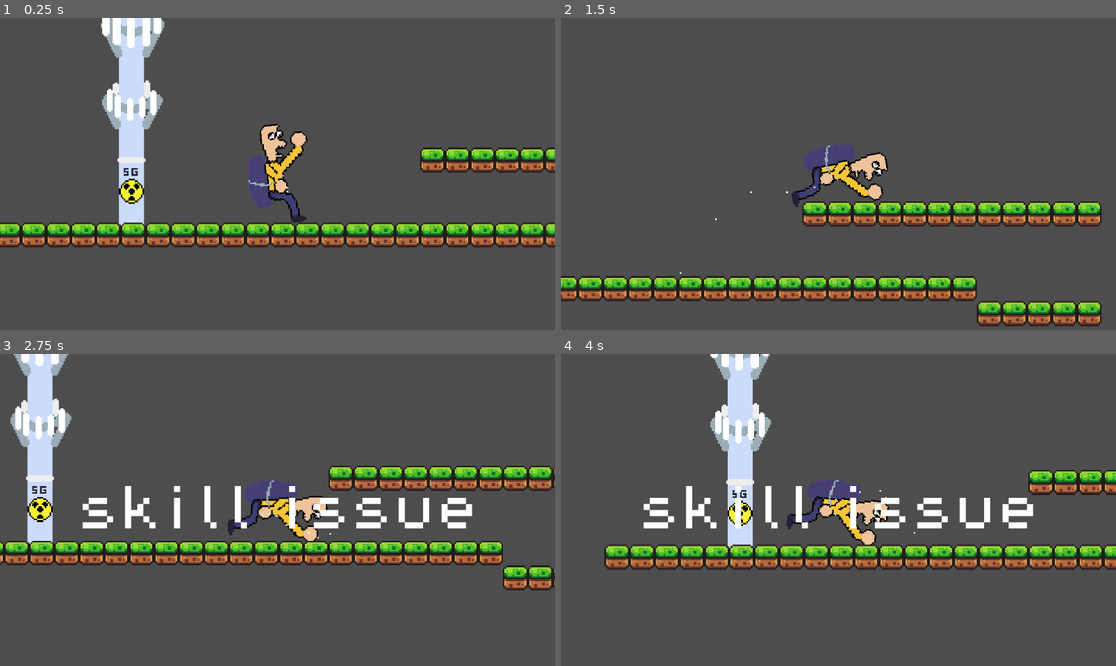
Above: before the commit, frames 1-4 (two rows, left to right).
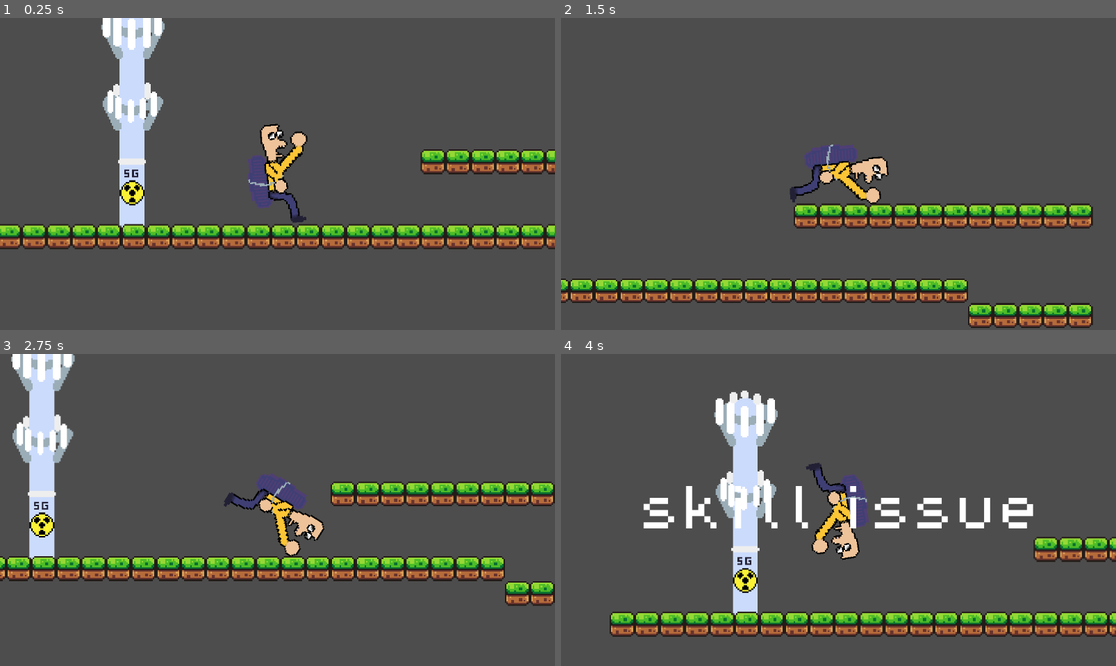
Above: after the commit, the same moments.

Repository: Hustawek/bouncy-back
Game: Godot game, scene res://main.tscn
The game is run twice, just before and just after one commit, with the same random seed, the same clock (stepped at 60 frames per second) and the same inputs.
Inputs:
- Up to frame 1 (0.25 s): no input
- Up to frame 2 (1.5 s): hold D (rotate_right) 0.53-1.28 s; hold A (rotate_left) from 1.28 s (still down)
- Up to frame 3 (2.75 s): release A (rotate_left) at 2.03 s; hold D (rotate_right) from 2.03 s (still down)
- Up to frame 4 (4 s): release D (rotate_right) at 3.53 s; hold A (rotate_left) from 3.53 s (still down)

The runs differ from the first frame. In frame 1, 7.9% of the frame differs, in the area x 0-100%, y 0-75%; in frame 2, 12%; in frame 3, 24%, in the area x 0-100%, y 0-81%; in frame 4, 22%.

Commit message:
Blocked out player character

Diff:
--- a/player.tscn
+++ b/player.tscn
@@ -6,25 +6,41 @@
 [sub_resource type="PhysicsMaterial" id="PhysicsMaterial_ot507"]
 friction = 0.5
 
+[sub_resource type="CapsuleShape2D" id="CapsuleShape2D_r6cd3"]
+radius = 5.0
+height = 12.000002
+
 [sub_resource type="CapsuleShape2D" id="CapsuleShape2D_60f5w"]
 radius = 6.893655
 height = 36.047867
 
-[sub_resource type="CircleShape2D" id="CircleShape2D_60f5w"]
-radius = 5.0
-
-[sub_resource type="CapsuleShape2D" id="CapsuleShape2D_jnwut"]
+[sub_resource type="CapsuleShape2D" id="CapsuleShape2D_ot507"]
 radius = 3.0
 height = 12.0
 
-[sub_resource type="CapsuleShape2D" id="CapsuleShape2D_khxyh"]
-radius = 3.0980763
+[sub_resource type="CapsuleShape2D" id="CapsuleShape2D_73sme"]
+radius = 3.0
+height = 16.0
 
-[sub_resource type="CapsuleShape2D" id="CapsuleShape2D_ukicf"]
+[sub_resource type="CapsuleShape2D" id="CapsuleShape2D_q4aq0"]
+radius = 3.0
+height = 16.0
 
-[sub_resource type="ParticleProcessMaterial" id="ParticleProcessMaterial_onrkg"]
-particle_flag_disable_z = true
-gravity = Vector3(0, 98, 0)
+[sub_resource type="CapsuleShape2D" id="CapsuleShape2D_mwgn4"]
+radius = 6.0
+height = 24.0
+
+[sub_resource type="CapsuleShape2D" id="CapsuleShape2D_53ur1"]
+radius = 2.1213202
+height = 12.727921
+
+[sub_resource type="CapsuleShape2D" id="CapsuleShape2D_k6fxa"]
+radius = 3.5355341
+height = 24.04163
+
+[sub_resource type="CapsuleShape2D" id="CapsuleShape2D_idk1l"]
+radius = 7.0000005
+height = 32.0
 
 [node name="Player" type="RigidBody2D" unique_id=928365524]
 collision_layer = 2
@@ -32,6 +48,12 @@
 script = ExtResource("1_4flbx")
 torque = 60000.0
 max_angular_speed = 1.0
+
+[node name="CollisionShape2D7" type="CollisionShape2D" parent="." unique_id=283282137]
+position = Vector2(-21, -15)
+rotation = 3.1415925
+scale = Vector2(0.99999994, 0.99999994)
+shape = SubResource("CapsuleShape2D_r6cd3")
 
 [node name="Sprite2D" type="Sprite2D" parent="." unique_id=1734874628]
 rotation = -1.5707964
@@ -48,29 +70,36 @@
 rotation = -1.6057029
 shape = SubResource("CapsuleShape2D_60f5w")
 
-[node name="CollisionShape2D" type="CollisionShape2D" parent="." unique_id=673610688]
-position = Vector2(-21, -15)
-shape = SubResource("CircleShape2D_60f5w")
+[node name="CollisionShape2D" type="CollisionShape2D" parent="." unique_id=982634764]
+position = Vector2(30, -11)
+shape = SubResource("CapsuleShape2D_ot507")
 
-[node name="CollisionShape2D2" type="CollisionShape2D" parent="." unique_id=887741737]
-position = Vector2(29, -11)
-shape = SubResource("CapsuleShape2D_jnwut")
+[node name="CollisionShape2D2" type="CollisionShape2D" parent="." unique_id=1248290707]
+position = Vector2(21, -9)
+rotation = 1.5707964
+shape = SubResource("CapsuleShape2D_73sme")
 
-[node name="CollisionShape2D3" type="CollisionShape2D" parent="." unique_id=502419247]
-position = Vector2(19.000002, -6.000001)
-rotation = 1.0471976
-shape = SubResource("CapsuleShape2D_khxyh")
+[node name="CollisionShape2D3" type="CollisionShape2D" parent="." unique_id=1301994159]
+position = Vector2(14, -1)
+shape = SubResource("CapsuleShape2D_q4aq0")
 
-[node name="CollisionShape2D4" type="CollisionShape2D" parent="." unique_id=833169106]
-position = Vector2(-8, -7.000001)
-rotation = 2.420773
-shape = SubResource("CapsuleShape2D_khxyh")
+[node name="CollisionShape2D4" type="CollisionShape2D" parent="." unique_id=1285563638]
+position = Vector2(5, 1)
+rotation = 1.5707964
+shape = SubResource("CapsuleShape2D_mwgn4")
 
-[node name="CollisionShape2D5" type="CollisionShape2D" parent="." unique_id=1533394505]
-position = Vector2(-18, 0)
-rotation = 1.5246028
-shape = SubResource("CapsuleShape2D_ukicf")
+[node name="CollisionShape2D5" type="CollisionShape2D" parent="." unique_id=199175130]
+position = Vector2(18, -6.0000005)
+rotation = 1.2217305
+shape = SubResource("CapsuleShape2D_53ur1")
 
-[node name="GPUParticles2D" type="GPUParticles2D" parent="." unique_id=1857915243]
-position = Vector2(11, -4)
-process_material = SubResource("ParticleProcessMaterial_onrkg")
+[node name="CollisionShape2D6" type="CollisionShape2D" parent="." unique_id=1822826580]
+position = Vector2(-9, -9)
+rotation = 2.3561945
+shape = SubResource("CapsuleShape2D_k6fxa")
+
+[node name="CollisionShape2D8" type="CollisionShape2D" parent="." unique_id=366242435]
+position = Vector2(-16, 0.99999994)
+rotation = 1.5707964
+scale = Vector2(0.99999994, 0.99999994)
+shape = SubResource("CapsuleShape2D_idk1l")
